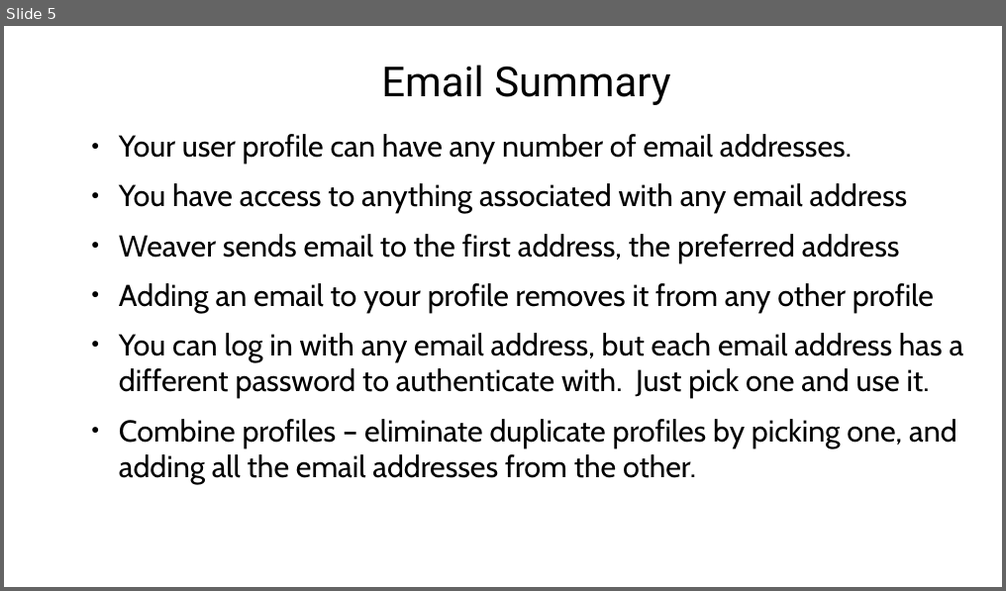
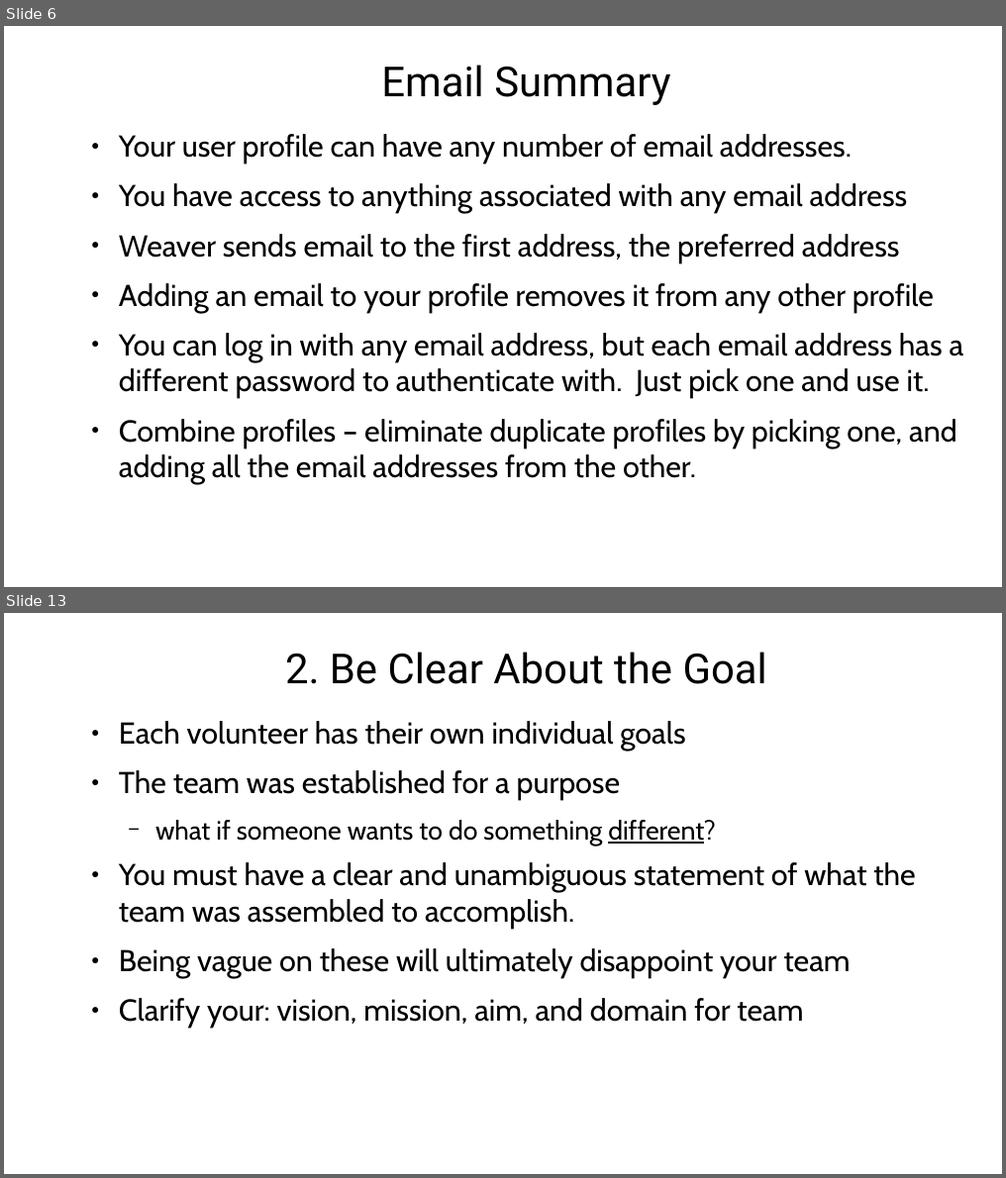
Before and after one commit to agilepro/cognoscenti, a slide deck: documentation/VideoPresentations.odp. Shown one above the other, each under a label of ours: slide 5 before the commit, slides 6 and 13 after it; the slides between them are not shown. The pictures are 1006x591 and 1006x1178 pixels, drawn with LibreOffice and Linux fonts; fonts in the diff are those of the drawing; background and template pictures are left out. Boxes give left, top, right and bottom in pixels: in the first picture for what was removed or moved away, otherwise in the second. Text is boxed around its words. In the diff, an @@ line names an element or a change of style, - is before the commit and + after.

Commit message:
new video about team leader

```diff
--- a/documentation/VideoPresentations.odp
+++ b/documentation/VideoPresentations.odp
@@ slide 13 added at [4,613,1002,1174], background picture (left out) @@
@@ title added at [285,652,767,684], 38.3 pt, text #000000 @@
+2. Be Clear About the Goal
@@ text added at [119,721,915,1028], 27.9 pt, text #000000 @@
+● Each volunteer has their own individual goals
+● The team was established for a purpose
+  − what if someone wants to do something different?
+● You must have a clear and unambiguous statement of what the team was assembled to accomplish.
+● Being vague on these will ultimately disappoint your team
+● Clarify your: vision, mission, aim, and domain for team
@@ what was slide 5 is now slide 6 @@
```
Also in this commit, not shown: 23 other slides added, 2 other files.
